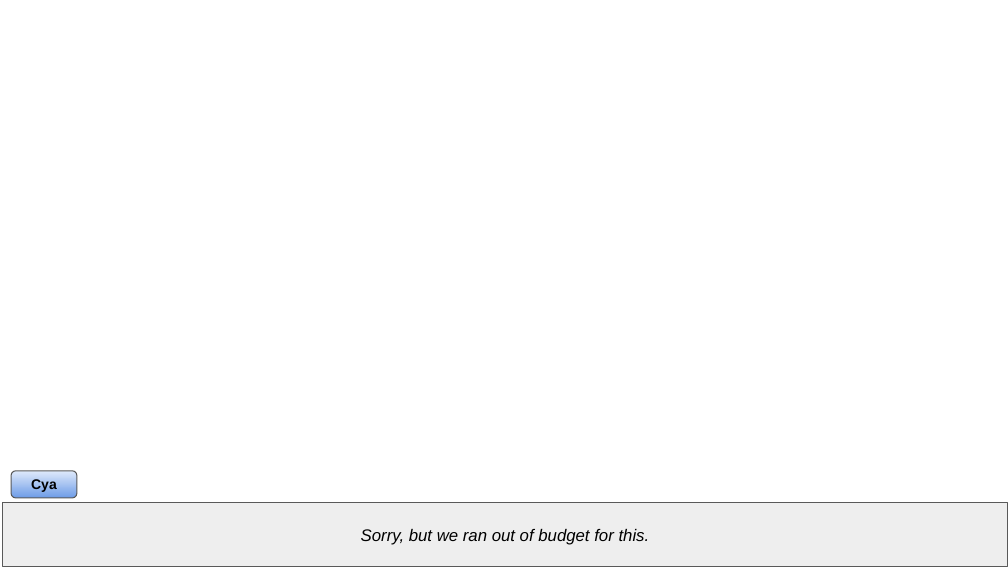
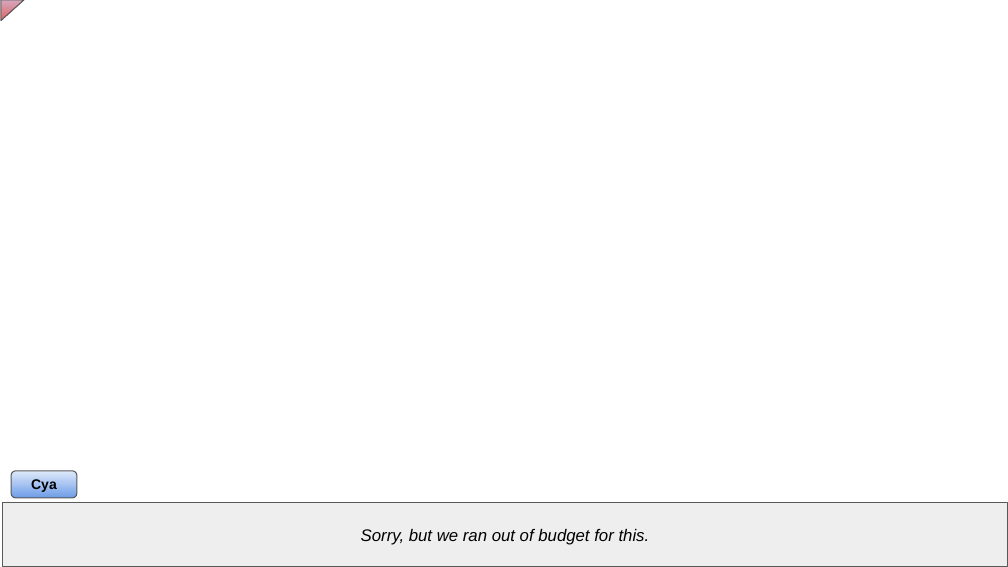
Before and after one commit to RitPigDev/poagy.gs-plus, a slide deck: slide 14 of poagy.gs+.pptx. Drawn at 1008x567 pixels with LibreOffice and Linux fonts; fonts in the diff are those of the drawing; background and template pictures are left out. Boxes give left, top, right and bottom in pixels: in the first picture for what was removed or moved away, otherwise in the second. Text is boxed around its words. In the diff, an @@ line names an element or a change of style, - is before the commit and + after.

```diff
--- a/poagy.gs+.pptx
+++ b/poagy.gs+.pptx
@@ right triangle added at [1, 1, 24, 21], fill gradient #D5A6BD to #E06666, outline #595959 0.75 pt @@
```
Also in this commit, not shown: 15 other slides changed, 9 slides removed.
